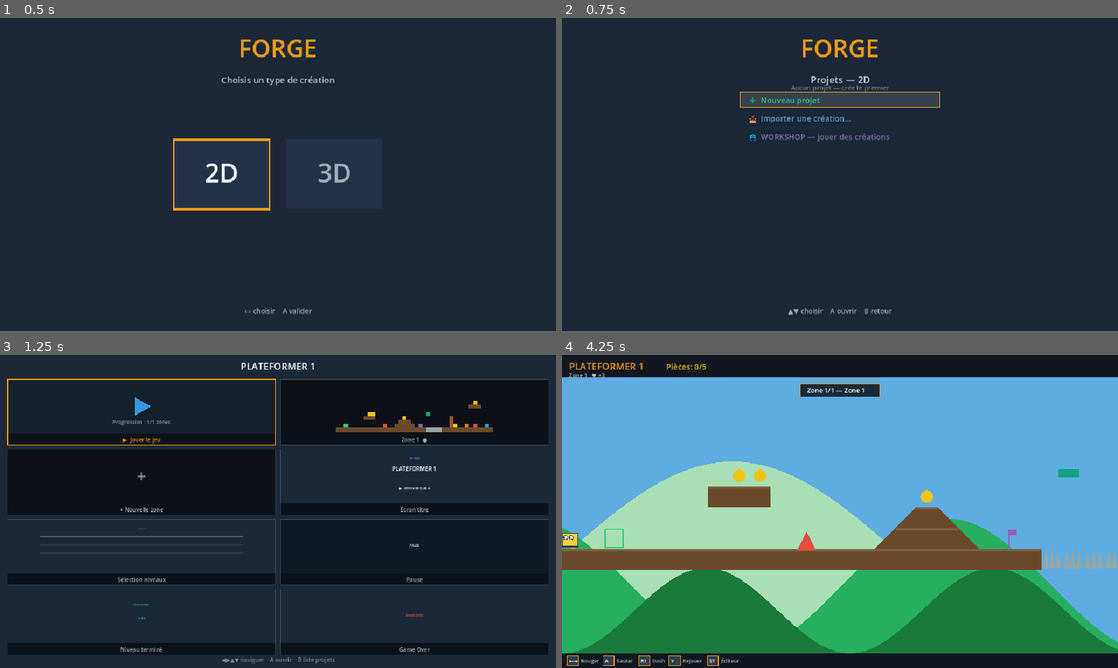
Above: before the commit, frames 1-4 (two rows, left to right).
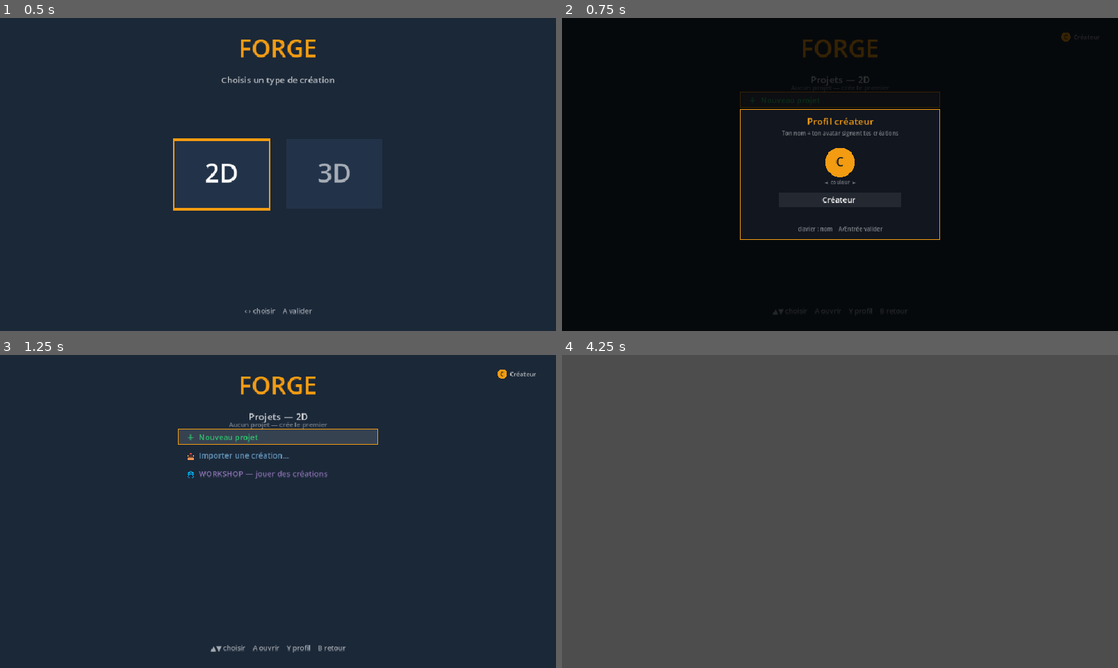
Above: after the commit, the same moments.

Repository: kilian-quittard/gaming-console-os
Game: Godot game, scene res://scenes/game/Forge.tscn
Same seed, same stepped clock (60 frames per second), same inputs: the game is played once before the commit and once after it.
Inputs (mouse positions are in pixels of both pictures, inside the frame that each line leads up to):
- Up to frame 1 (0.5 s): no input
- Up to frame 2 (0.75 s): tap Enter at 0.5 s; move the mouse to (962, 158) at 0.52 s; hold Right from 0.53 s (still down); tap P at 0.6 s; click (962, 158) at 0.67 s
- Up to frame 3 (1.25 s): keep holding Right; tap Space at 0.77 s; tap Enter at 0.8 s
- Up to frame 4 (4.25 s): release Right at 1.25 s; tap Space at 1.25, 3.5, 3.77 s; drag from (728, 527) to (812, 574) at 1.27 s; tap Enter at 2 s; move the mouse to (895, 442) at 2.02 s; hold Right 2.03-2.75 s; tap Backspace at 2.1 s; tap T at 2.3 s; drag from (812, 574) to (673, 464) at 2.77 s; move the mouse to (1006, 558) at 3.52 s; hold Left from 3.53 s (still down); tap F at 3.6 s; tap R at 3.8 s; tap Escape at 4.15 s

Frame 1 is identical in both runs. In frame 2, 99% of the frame differs, in the area x 0-100%, y 0-100%; in frame 3, 33%; in frame 4, 100%.

Commit message:
feat(forge): TIER1 social câblé — remix, identité, feed trié, plays (UI)
WORKSHOP : X remixe (nouveau projet éditable, crédit ↻ à l'original),
Y tri (récent/plus joués/A→Z), L/R filtre par genre, S recherche live,
avatar + auteur + ▶ parties sur chaque carte. Écran titre : « par X »
+ lignée du remix. Écran Projets : chip profil + modal (nom, couleur).
Chaque save/export signé (author voyage dans le .spark).
Selftest : blocs IDENTITÉ / REMIX / STATS / FEED — tous verts.

Co-Authored-By: Claude Opus 4.8 (1M context) <noreply@anthropic.com>

Diff:
--- a/forge/scripts/common/forge/ForgeApp.gd
+++ b/forge/scripts/common/forge/ForgeApp.gd
@@ -123,6 +123,18 @@
 var workshop_items := []
 var workshop_sel := 0
 var from_workshop := false   # le jeu a été lancé depuis le WORKSHOP → y retourner en quittant
+var workshop_all := []       # liste brute (source) ; workshop_items = vue filtrée/triée
+var workshop_filter := ""    # filtre template ("" = tous)
+var workshop_sort := "recent"   # tri courant (cycle WorkshopFeed.SORTS)
+var workshop_query := ""     # recherche par nom (clavier)
+var workshop_search := false # true = la saisie clavier édite la recherche
+var workshop_plays := {}     # stats locales {fichier: nb parties} (WorkshopStats)
+var creator := {}            # profil créateur local {name, color} (CreatorProfile)
+var profile_open := false    # modal d'édition du profil (écran Projets)
+var cur_author := ""         # identité du projet ouvert (affichée à l'écran titre)
+var cur_author_color := 0
+var cur_remix_of := ""       # crédit remix : nom de la création originale
+var cur_remix_by := ""       # crédit remix : auteur de l'originale
 
 # game config (couleurs, sous-titre — partagé avec GameShell)
 var anim_t := 0.0
@@ -226,6 +238,7 @@
 	room_ed = RoomEditor.new(self)
 	bg_ed = BgEditor.new(self)
 	ProjectStore.ensure_dir()
+	creator = CreatorProfile.load_profile()
 	# instancie le template du genre courant (rendu du monde + simulation)
 	_load_template(cur_template)
 	queue_redraw()
@@ -363,6 +376,12 @@
 	print("p2 ramené près de P1: %s (dist=%.0f, attendu < 200)" % [str(dist < 200.0), dist])
 	level_props = {}
 
+	print("=== IDENTITÉ (profil créateur → signature du save) ===")
+	var ppath := "user://_selftest_profile.json"
+	CreatorProfile.save_profile({"name": "Kilian", "color": 3}, ppath)
+	creator = CreatorProfile.load_profile(ppath)
+	print("profil round-trip : %s / %d (attendu Kilian / 3)" % [String(creator["name"]), int(creator["color"])])
+
 	print("=== PARTAGE (.spark export → import → round-trip) ===")
 	cur_dim = "2D"; cur_template = "platformer"; cur_project = "SelftestShare"
 	grid.clear(); cell_cfg.clear(); levels = {}; cur_level = "1"; screens = {}; level_props = {}
@@ -376,6 +395,7 @@
 	var back := ProjectStore.import_spark(sp)
 	var nt: int = int((back.get("levels", {}).get("1", {}).get("tiles", {}) as Dictionary).size()) if back.has("levels") else -1
 	print("import : name='%s', tiles zone1=%d (attendu >0)" % [String(back.get("name", "")), nt])
+	print("signature : author='%s' (attendu Kilian)" % String(back.get("author", "")))
 	grid.erase(Vector2i(10, rows - 2))   # plus de goal
 	print("validation sans goal : '%s' (attendu non vide)" % _validate_for_share())
 
@@ -394,7 +414,37 @@
 	var wl := ProjectStore.workshop_list(wdir)
 	print("workshop entries : %d (attendu >=1)" % wl.size())
 	if wl.size() > 0:
-		print("  -> '%s' par %s (%s)" % [String(wl[0]["name"]), String(wl[0]["author"]), String(wl[0]["dim"])])
+		print("  -> '%s' par %s (%s)  mtime>0:%s" % [String(wl[0]["name"]), String(wl[0]["author"]),
+			String(wl[0]["dim"]), str(int(wl[0]["mtime"]) > 0)])
+
+	print("=== REMIX (make_remix : nouveau nom + crédit à l'original) ===")
+	var rx := ProjectStore.make_remix(back, "Rival", 5)
+	print("remix name='%s' (attendu commence par 'Remix de')" % String(rx.get("name", "")))
+	print("remix_of='%s' / remix_by='%s' (attendu SelftestShare / Kilian)" % [String(rx.get("remix_of", "")), String(rx.get("remix_by", ""))])
+	print("remix author='%s' (attendu Rival)  progress reset:%s" % [String(rx.get("author", "")),
+		str(int(rx.get("progress", {}).get("unlocked", -1)) == 1)])
+
+	print("=== STATS (compteur de parties local) ===")
+	var spath := "user://_selftest_stats.json"
+	WorkshopStats.save_stats({}, spath)   # reset isolé
+	WorkshopStats.add_play("demo.spark", spath)
+	var n2 := WorkshopStats.add_play("demo.spark", spath)
+	print("plays demo.spark = %d (attendu 2)" % n2)
+	print("plays inconnu = %d (attendu 0)" % WorkshopStats.plays_of(WorkshopStats.load_stats(spath), "autre.spark"))
+
+	print("=== FEED (filtre + recherche + tri) ===")
+	var fake := [
+		{"name": "Château Rouge", "template": "platformer", "path": "a.spark", "mtime": 30},
+		{"name": "Donjon Sombre", "template": "topdown", "path": "b.spark", "mtime": 20},
+		{"name": "Château Bleu", "template": "platformer", "path": "c.spark", "mtime": 10},
+	]
+	var pl := {"c.spark": 9, "a.spark": 1}
+	print("filtre topdown : %d (attendu 1)" % WorkshopFeed.view(fake, "topdown", "recent", "", pl).size())
+	print("recherche 'château' : %d (attendu 2)" % WorkshopFeed.view(fake, "", "recent", "château", pl).size())
+	print("tri joués 1er = '%s' (attendu Château Bleu)" % String((WorkshopFeed.view(fake, "", "joués", "", pl)[0] as Dictionary)["name"]))
+	print("tri récent 1er = '%s' (attendu Château Rouge)" % String((WorkshopFeed.view(fake, "", "recent", "", pl)[0] as Dictionary)["name"]))
+	print("filtres présents : %s (attendu ['', platformer, topdown])" % str(WorkshopFeed.filters_of(fake)))
+
 	level_props = {}
 	get_tree().quit()
 
@@ -467,6 +517,10 @@
 func _list_input(e: InputEvent) -> void:
 	if import_open:
 		_import_input(e); return
+	if profile_open:
+		_profile_input(e); return
+	if _press(e, [KEY_P], [JOY_BUTTON_Y]):
+		profile_open = true; queue_redraw(); return
 	# entrées = projets + "Nouveau" + "Importer" + "WORKSHOP"
 	var np := proj_list.size()
 	var n := np + 3
@@ -512,11 +566,7 @@
 	if proj.is_empty():
 		_set_toast("Import impossible (fichier illisible)"); return
 	# nom unique : ne pas écraser un projet existant
-	var base := String(proj.get("name", "Création importée"))
-	var nm := base
-	var i := 2
-	while ProjectStore.exists(nm):
-		nm = "%s (%d)" % [base, i]; i += 1
+	var nm := ProjectStore.unique_name(String(proj.get("name", "Création importée")))
 	proj["name"] = nm
 	ProjectStore.save(proj)
 	proj_list = ProjectStore.list(cur_dim)
@@ -526,14 +576,73 @@
 	queue_redraw()
 
 
+# ============================================================= PROFIL CRÉATEUR
+# modal simple : clavier = nom, ◄► = couleur d'avatar, A/Entrée = valider
+func _profile_input(e: InputEvent) -> void:
+	if e is InputEventKey and e.pressed:
+		var k := e as InputEventKey
+		if k.keycode == KEY_ENTER or k.keycode == KEY_ESCAPE:
+			_profile_close(); return
+		if k.keycode == KEY_BACKSPACE:
+			creator["name"] = String(creator["name"]).substr(0, maxi(0, String(creator["name"]).length() - 1))
+			queue_redraw(); return
+		if k.keycode == KEY_LEFT:
+			_profile_color(-1); return
+		if k.keycode == KEY_RIGHT:
+			_profile_color(1); return
+		if k.unicode > 31 and String(creator["name"]).length() < 16:
+			creator["name"] = String(creator["name"]) + char(k.unicode)
+			queue_redraw()
+		return
+	if _press(e, [], [JOY_BUTTON_DPAD_LEFT]):
+		_profile_color(-1); return
+	if _press(e, [], [JOY_BUTTON_DPAD_RIGHT]):
+		_profile_color(1); return
+	if _press(e, [], [JOY_BUTTON_A, JOY_BUTTON_B, JOY_BUTTON_START]):
+		_profile_close(); return
+
+
+func _profile_color(dir: int) -> void:
+	var n := CreatorProfile.AVATAR_COLORS.size()
+	creator["color"] = (int(creator.get("color", 0)) + dir + n) % n
+	queue_redraw()
+
+
+func _profile_close() -> void:
+	if String(creator.get("name", "")).strip_edges() == "":
+		creator["name"] = CreatorProfile.DEFAULT_NAME
+	CreatorProfile.save_profile(creator)
+	profile_open = false
+	_set_toast("Profil : %s" % String(creator["name"]))
+	queue_redraw()
+
+
 # ============================================================= WORKSHOP v0
 func _open_workshop(reset := true) -> void:
-	workshop_items = ProjectStore.workshop_list()   # v0 = dossier local ; v1 = HTTPRequest
-	for it in workshop_items:                        # mini-rendu mis en cache (1 fois à l'ouverture)
+	workshop_all = ProjectStore.workshop_list()   # v0 = dossier local ; v1 = HTTPRequest
+	for it in workshop_all:                        # mini-rendu mis en cache (1 fois à l'ouverture)
 		it["thumb"] = _spark_thumb(String(it["path"]))
-	if reset: workshop_sel = 0
+	workshop_plays = WorkshopStats.load_stats()
+	if reset:
+		workshop_filter = ""; workshop_query = ""; workshop_search = false
+	_workshop_refresh(reset)
+	screen = "workshop"
+	queue_redraw()
+
+
+# reconstruit la vue (filtre + recherche + tri) depuis la liste brute
+func _workshop_refresh(reset_sel := false) -> void:
+	workshop_items = WorkshopFeed.view(workshop_all, workshop_filter, workshop_sort, workshop_query, workshop_plays)
+	if reset_sel: workshop_sel = 0
 	else: workshop_sel = clampi(workshop_sel, 0, maxi(0, workshop_items.size() - 1))
-	screen = "workshop"
+
+
+func _workshop_cycle_filter(dir: int) -> void:
+	var fl := WorkshopFeed.filters_of(workshop_all)
+	var i := fl.find(workshop_filter)
+	if i < 0: i = 0
+	workshop_filter = String(fl[(i + dir + fl.size()) % fl.size()])
+	_workshop_refresh(true)
 	queue_redraw()
 
 
@@ -575,8 +684,35 @@
 
 
 func _workshop_input(e: InputEvent) -> void:
+	# mode recherche : la saisie clavier édite la requête (filtre live)
+	if workshop_search:
+		if e is InputEventKey and (e as InputEventKey).pressed:
+			var k := e as InputEventKey
+			if k.keycode == KEY_ENTER:
+				workshop_search = false; queue_redraw(); return
+			if k.keycode == KEY_ESCAPE:
+				workshop_query = ""; workshop_search = false; _workshop_refresh(true); queue_redraw(); return
+			if k.keycode == KEY_BACKSPACE:
+				workshop_query = workshop_query.substr(0, maxi(0, workshop_query.length() - 1))
+				_workshop_refresh(true); queue_redraw(); return
+			if k.unicode > 31 and workshop_query.length() < 24:
+				workshop_query += char(k.unicode)
+				_workshop_refresh(true); queue_redraw()
+		return
 	if _press(e, [KEY_ESCAPE, KEY_BACKSPACE], [JOY_BUTTON_B]):
+		if workshop_query != "" or workshop_filter != "":   # 1er B = enlever filtres, 2e = sortir
+			workshop_query = ""; workshop_filter = ""; _workshop_refresh(true); queue_redraw(); return
 		screen = "list"; queue_redraw(); return
+	if _press(e, [KEY_S, KEY_SLASH], []):
+		workshop_search = true; queue_redraw(); return
+	if _press(e, [KEY_T], [JOY_BUTTON_Y]):   # tri suivant (récent → joués → nom)
+		var i := WorkshopFeed.SORTS.find(workshop_sort)
+		workshop_sort = String(WorkshopFeed.SORTS[(i + 1) % WorkshopFeed.SORTS.size()])
+		_workshop_refresh(true); queue_redraw(); return
+	if _press(e, [KEY_RIGHT, KEY_F], [JOY_BUTTON_RIGHT_SHOULDER]):
+		_workshop_cycle_filter(1); return
+	if _press(e, [KEY_LEFT], [JOY_BUTTON_LEFT_SHOULDER]):
+		_workshop_cycle_filter(-1); return
 	if workshop_items.is_empty():
 		return
 	if _press(e, [KEY_DOWN], [JOY_BUTTON_DPAD_DOWN]):
@@ -585,6 +721,8 @@
 		workshop_sel = (workshop_sel - 1 + workshop_items.size()) % workshop_items.size(); queue_redraw()
 	elif _press(e, [KEY_SPACE, KEY_ENTER], [JOY_BUTTON_A]):
 		_workshop_play(workshop_items[workshop_sel])
+	elif _press(e, [KEY_R], [JOY_BUTTON_X]):
+		_workshop_remix(workshop_items[workshop_sel])
 
 
 # tape une création → on la JOUE direct (chargement éphémère, écran titre de l'auteur)
@@ -592,10 +730,29 @@
 	var proj := ProjectStore.import_spark(String(entry["path"]))
 	if proj.is_empty():
 		_set_toast("Création illisible"); return
+	# +1 partie locale (v1 backend : ce compteur remontera au créateur)
+	WorkshopStats.add_play(String(entry["path"]).get_file())
+	workshop_plays = WorkshopStats.load_stats()
 	_apply_project_data(proj, String(proj.get("dim", "2D")), String(proj.get("template", "platformer")),
 		"▶ " + String(proj.get("name", "Création")), false)   # go_dash=false : pas de dash, on enchaîne le jeu
 	_game_start()           # → écran titre de SA création, puis on joue
 	from_workshop = true    # après _game_start (qui le remet à false) → retour feed en quittant
+
+
+# X : REMIXER — copie la création comme NOUVEAU projet éditable À MOI, crédit à l'original.
+# Tue la page blanche : on part d'un jeu qui marche, on le bidouille, on repartage.
+func _workshop_remix(entry: Dictionary) -> void:
+	var proj := ProjectStore.import_spark(String(entry["path"]))
+	if proj.is_empty():
+		_set_toast("Création illisible"); return
+	var rx := ProjectStore.make_remix(proj, String(creator.get("name", "")), int(creator.get("color", 0)))
+	if not ProjectStore.save(rx):
+		_set_toast("Remix impossible (sauvegarde)"); return
+	from_workshop = false
+	proj_list = ProjectStore.list(cur_dim)
+	_apply_project_data(rx, String(rx.get("dim", "2D")), String(rx.get("template", "platformer")),
+		String(rx.get("name", "Remix")))   # go_dash=true → dash du nouveau projet
+	_set_toast("Remix créé : %s — à toi de jouer !" % String(rx.get("name", "")))
 
 
 func _tmpl_input(e: InputEvent) -> void:
@@ -1479,6 +1636,9 @@
 	var i := 1
 	while ProjectStore.exists("%s %d" % [base, i]): i += 1
 	cur_project = "%s %d" % [base, i]
+	cur_author = String(creator.get("name", ""))
+	cur_author_color = int(creator.get("color", 0))
+	cur_remix_of = ""; cur_remix_by = ""
 	cols = LEVEL_COLS_DEF
 	bg_theme = 0
 	undo_stack.clear(); redo_stack.clear()
@@ -1525,6 +1685,10 @@
 	cur_template = template
 	_load_template(cur_template)
 	cur_project = pname
+	cur_author = String(data.get("author", ""))
+	cur_author_color = int(data.get("author_color", 0))
+	cur_remix_of = String(data.get("remix_of", ""))
+	cur_remix_by = String(data.get("remix_by", ""))
 	var pr = data.get("props", {})
 	level_props = pr if typeof(pr) == TYPE_DICTIONARY else {}
 	game_unlocked = maxi(1, int(data.get("progress", {}).get("unlocked", 1)))
@@ -1595,10 +1759,17 @@
 	var lv := {}
 	for id in all_levels:
 		lv[id] = _serialize_level(all_levels[id])
-	return {"name": cur_project, "dim": cur_dim, "template": cur_template,
+	var d := {"name": cur_project, "dim": cur_dim, "template": cur_template,
 		"props": level_props, "screens": screens,
 		"levels": lv, "cur_level": cur_level,
-		"progress": {"unlocked": game_unlocked}}
+		"progress": {"unlocked": game_unlocked},
+		# identité : celui qui sauvegarde signe (voyagera dans le .spark → feed/titre)
+		"author": String(creator.get("name", "")),
+		"author_color": int(creator.get("color", 0))}
+	if cur_remix_of != "":   # crédit remix conservé à travers les saves
+		d["remix_of"] = cur_remix_of
+		d["remix_by"] = cur_remix_by
+	return d
 
 
 func _save_current() -> void:
@@ -2585,8 +2756,16 @@
 		_text(f, Vector2(vp.x * 0.5 - 210, y), label, col, 18)
 	if proj_list.is_empty():
 		_ctext(f, vp.x * 0.5, y0 - 30, "Aucun projet — crée le premier", Color(1, 1, 1, 0.4), 15)
-	_ctext(f, vp.x * 0.5, vp.y - 40, "▲▼ choisir    A ouvrir    B retour", Color(1, 1, 1, 0.6), 16)
+	# chip profil créateur (haut droite) : avatar + nom — "le créateur est VU"
+	var av := CreatorProfile.avatar_color(creator)
+	var cname := String(creator.get("name", CreatorProfile.DEFAULT_NAME))
+	var chip_x := vp.x - 60.0 - f.get_string_size(cname, HORIZONTAL_ALIGNMENT_LEFT, -1, 14).x
+	draw_circle(Vector2(chip_x, 44), 11.0, av)
+	_ctext(f, chip_x, 49, CreatorProfile.initial(cname), Color("11161f"), 13)
+	_text(f, Vector2(chip_x + 18, 49), cname, Color(1, 1, 1, 0.7), 14)
+	_ctext(f, vp.x * 0.5, vp.y - 40, "▲▼ choisir    A ouvrir    Y profil    B retour", Color(1, 1, 1, 0.6), 16)
 	if import_open: _draw_import(vp)
+	if profile_open: _draw_profile(vp)
 
 
 func _draw_import(vp: Vector2) -> void:
@@ -2616,21 +2795,59 @@
 	_ctext(f, vp.x * 0.5, o.y + h - 16, "▲▼ choisir    A importer    B retour", Color(1, 1, 1, 0.5), 13)
 
 
+# modal PROFIL : nom (clavier) + couleur d'avatar (◄►) — signé sur chaque création
+func _draw_profile(vp: Vector2) -> void:
+	var f := ThemeDB.fallback_font
+	draw_rect(Rect2(Vector2.ZERO, vp), Color(0, 0, 0, 0.78))   # voile
+	var w := 460.0
+	var h := 300.0
+	var o := vp * 0.5 - Vector2(w * 0.5, h * 0.5)
+	draw_rect(Rect2(o, Vector2(w, h)), Color("11161f"))
+	draw_rect(Rect2(o, Vector2(w, h)), Color("f39c12"), false, 2.0)
+	_ctext(f, vp.x * 0.5, o.y + 36, "Profil créateur", Color("f39c12"), 22)
+	_ctext(f, vp.x * 0.5, o.y + 60, "Ton nom + ton avatar signent tes créations", Color(1, 1, 1, 0.45), 13)
+	# gros avatar de prévisualisation
+	var av := CreatorProfile.avatar_color(creator)
+	var cname := String(creator.get("name", ""))
+	draw_circle(Vector2(vp.x * 0.5, o.y + 122), 34.0, av)
+	_ctext(f, vp.x * 0.5, o.y + 132, CreatorProfile.initial(cname), Color("11161f"), 30)
+	_ctext(f, vp.x * 0.5, o.y + 172, "◄  couleur  ►", Color(1, 1, 1, 0.4), 12)
+	# champ nom (curseur clignotant)
+	var shown := cname + ("_" if int(anim_t * 2.0) % 2 == 0 else " ")
+	draw_rect(Rect2(Vector2(o.x + 90, o.y + 192), Vector2(w - 180, 34)), Color(1, 1, 1, 0.08))
+	_ctext(f, vp.x * 0.5, o.y + 215, shown, Color.WHITE, 18)
+	_ctext(f, vp.x * 0.5, o.y + h - 20, "clavier : nom    A/Entrée valider", Color(1, 1, 1, 0.5), 13)
+
+
 func _draw_workshop(vp: Vector2) -> void:
 	_shell_bg(vp, false)
 	var f := ThemeDB.fallback_font
 	_ctext(f, vp.x * 0.5, 64, "🌐  WORKSHOP", Color("b388ff"), 34)
 	_ctext(f, vp.x * 0.5, 96, "Joue les créations de la communauté", Color(1, 1, 1, 0.55), 15)
+	# barre d'état : tri · filtre · recherche (mode saisie = champ surligné)
+	var sort_lbl := String({"recent": "récent", "joués": "plus joués", "nom": "A→Z"}.get(workshop_sort, workshop_sort))
+	var filt_lbl := workshop_filter if workshop_filter != "" else "tous"
+	if workshop_search:
+		var q := workshop_query + ("_" if int(anim_t * 2.0) % 2 == 0 else " ")
+		_ctext(f, vp.x * 0.5, 122, "Recherche : %s" % q, Color("f39c12"), 15)
+	else:
+		var status := "Tri : %s    ·    Filtre : %s" % [sort_lbl, filt_lbl]
+		if workshop_query != "": status += "    ·    « %s »" % workshop_query
+		_ctext(f, vp.x * 0.5, 122, status, Color(1, 1, 1, 0.45), 13)
 	if workshop_items.is_empty():
-		_ctext(f, vp.x * 0.5, vp.y * 0.45, "Aucune création disponible.", Color(1, 1, 1, 0.7), 18)
-		_ctext(f, vp.x * 0.5, vp.y * 0.45 + 28, "(WORKSHOP v0 : dépose des .spark + index.json dans)", Color(1, 1, 1, 0.4), 13)
-		_ctext(f, vp.x * 0.5, vp.y * 0.45 + 48, ProjectStore.WORKSHOP_DIR, Color(1, 1, 1, 0.4), 12)
+		if workshop_all.is_empty():
+			_ctext(f, vp.x * 0.5, vp.y * 0.45, "Aucune création disponible.", Color(1, 1, 1, 0.7), 18)
+			_ctext(f, vp.x * 0.5, vp.y * 0.45 + 28, "(WORKSHOP v0 : dépose des .spark + index.json dans)", Color(1, 1, 1, 0.4), 13)
+			_ctext(f, vp.x * 0.5, vp.y * 0.45 + 48, ProjectStore.WORKSHOP_DIR, Color(1, 1, 1, 0.4), 12)
+		else:
+			_ctext(f, vp.x * 0.5, vp.y * 0.45, "Rien ne correspond au filtre / à la recherche.", Color(1, 1, 1, 0.7), 16)
+			_ctext(f, vp.x * 0.5, vp.y * 0.45 + 26, "B : réinitialiser", Color(1, 1, 1, 0.4), 13)
 		_ctext(f, vp.x * 0.5, vp.y - 30, "B retour", Color(1, 1, 1, 0.5), 14)
 		return
 	# feed : cartes empilées, fenêtre défilante centrée sur la sélection
 	var card_h := 78.0
 	var gap := 12.0
-	var top := 130.0
+	var top := 142.0
 	var vis: int = mini(workshop_items.size(), int((vp.y - top - 60.0) / (card_h + gap)))
 	var first: int = clampi(workshop_sel - vis / 2, 0, maxi(0, workshop_items.size() - vis))
 	for k in vis:
@@ -2648,11 +2865,22 @@
 		# pastille dim en coin de la miniature
 		_text(f, thumb.position + Vector2(4, 16), String(it["dim"]), Color("b388ff"), 12)
 		var tx := thumb.position.x + thumb.size.x + 16
-		_text(f, Vector2(tx, r.position.y + 32), String(it["name"]), Color.WHITE if on else Color(1, 1, 1, 0.8), 20)
-		_text(f, Vector2(tx, r.position.y + 58), "par %s   ·   %s" % [String(it["author"]), String(it["template"])], Color(1, 1, 1, 0.5), 13)
+		var nm := String(it["name"])
+		if String(it.get("remix_of", "")) != "": nm = "↻ " + nm   # badge remix
+		_text(f, Vector2(tx, r.position.y + 32), nm, Color.WHITE if on else Color(1, 1, 1, 0.8), 20)
+		# avatar (cercle + initiale) + auteur + genre
+		var acol: Color = CreatorProfile.AVATAR_COLORS[clampi(int(it.get("author_color", 0)), 0, CreatorProfile.AVATAR_COLORS.size() - 1)]
+		draw_circle(Vector2(tx + 9, r.position.y + 53), 9.0, acol)
+		_ctext(f, tx + 9, r.position.y + 57, CreatorProfile.initial(String(it["author"])), Color("11161f"), 11)
+		_text(f, Vector2(tx + 24, r.position.y + 58), "%s   ·   %s" % [String(it["author"]), String(it["template"])], Color(1, 1, 1, 0.5), 13)
+		# nb de parties locales (▶ N) en haut à droite de la carte
+		var np := WorkshopStats.plays_of(workshop_plays, String(it["path"]).get_file())
+		if np > 0:
+			var ptxt := "▶ %d" % np
+			_text(f, Vector2(r.position.x + r.size.x - 14 - f.get_string_size(ptxt, HORIZONTAL_ALIGNMENT_LEFT, -1, 13).x, r.position.y + 24), ptxt, Color(1, 1, 1, 0.45), 13)
 		if on:
-			_text(f, Vector2(r.position.x + r.size.x - 90, r.position.y + card_h * 0.6), "▶ A", Color("b388ff"), 22)
-	_ctext(f, vp.x * 0.5, vp.y - 26, "▲▼ choisir    A jouer    B retour    (%d créations)" % workshop_items.size(), Color(1, 1, 1, 0.5), 13)
+			_text(f, Vector2(r.position.x + r.size.x - 90, r.position.y + card_h * 0.72), "▶ A", Color("b388ff"), 22)
+	_ctext(f, vp.x * 0.5, vp.y - 26, "A jouer    X remixer    Y tri    L/R filtre    S rechercher    B retour    (%d)" % workshop_items.size(), Color(1, 1, 1, 0.5), 13)
 
 
 func _draw_template(vp: Vector2) -> void:
@@ -2684,6 +2912,13 @@
 			var ctx := {"accent": st.accent, "bg": BG_THEMES[st.bg][0],
 				"title_text": cur_project, "subtitle": st.subtitle, "anim_t": anim_t}
 			ScreenArt.draw_title(self, full, data, ctx)
+			# crédit créateur ("le créateur est VU") + lignée du remix
+			if cur_author != "":
+				var acol: Color = CreatorProfile.AVATAR_COLORS[clampi(cur_author_color, 0, CreatorProfile.AVATAR_COLORS.size() - 1)]
+				draw_circle(Vector2(vp.x * 0.5 - f.get_string_size("par " + cur_author, HORIZONTAL_ALIGNMENT_LEFT, -1, 14).x * 0.5 - 14, vp.y - 62), 8.0, acol)
+				_ctext(f, vp.x * 0.5, vp.y - 57, "par " + cur_author, Color(1, 1, 1, 0.55), 14)
+			if cur_remix_of != "":
+				_ctext(f, vp.x * 0.5, vp.y - 38, "↻ remix de « %s » (par %s)" % [cur_remix_of, cur_remix_by], Color(1, 1, 1, 0.35), 12)
 			_ctext(f, vp.x * 0.5, vp.y - 18, "A jouer    B quitter", Color(1, 1, 1, 0.4), 13)
 		"select":
 			draw_rect(full, BG_THEMES[st.bg][0])
